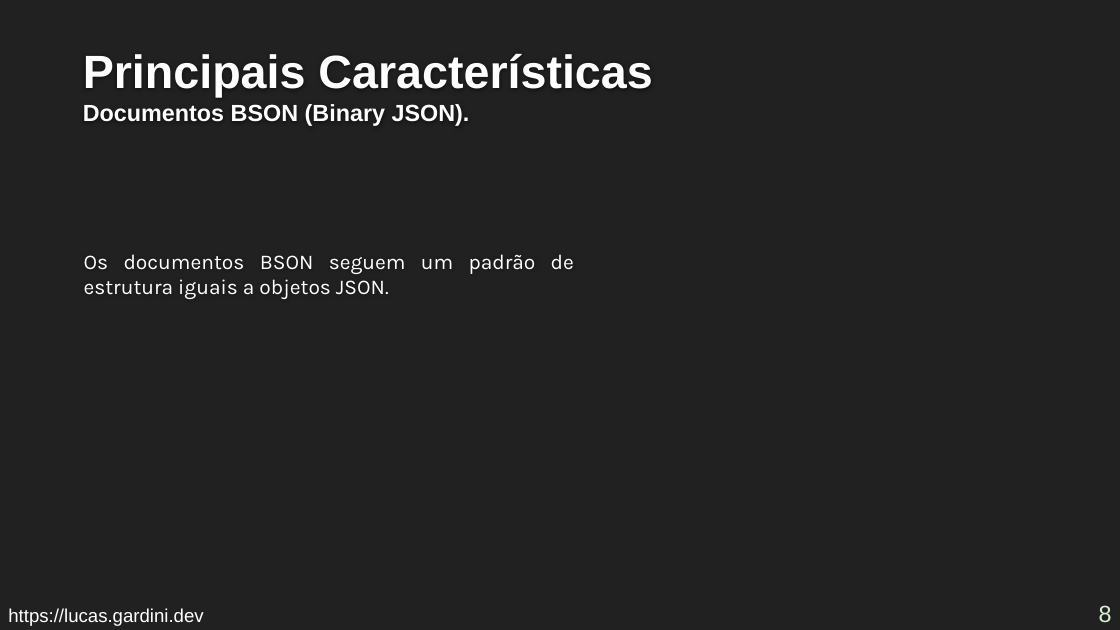
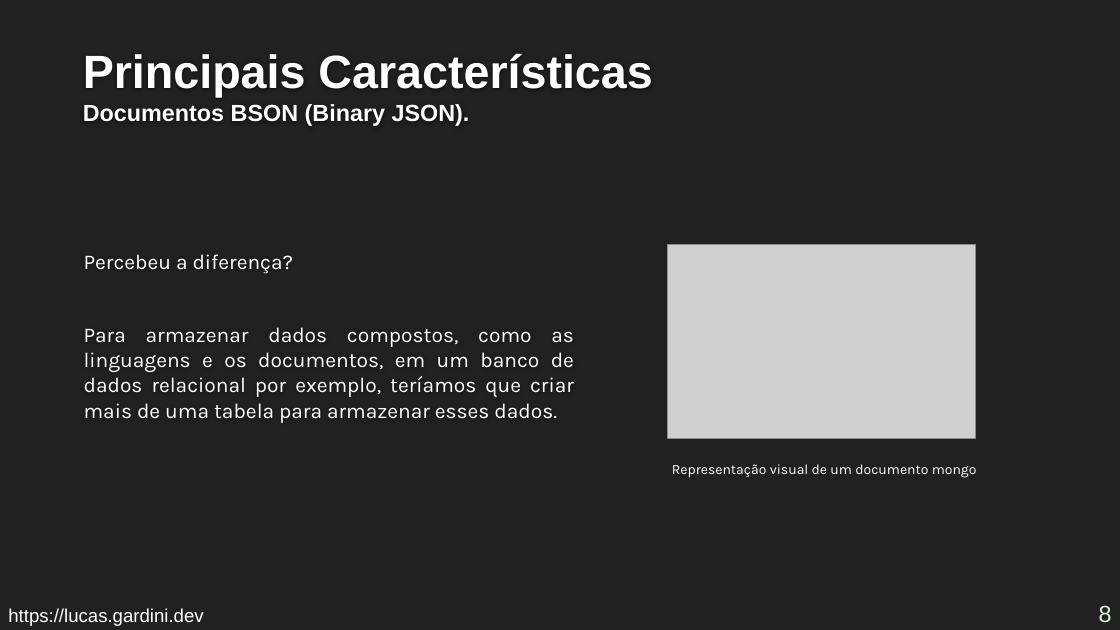
Before and after one commit to Lucas-Gardini/IFSP-ADS-BD2, a slide deck: slide 8 of mongodb/minicurso-mongodb.pptx. Drawn at 1120x630 pixels with LibreOffice and Linux fonts; fonts in the diff are those of the drawing; grey boxes stand for pictures; background and template pictures are left out. Boxes give left, top, right and bottom in pixels: in the first picture for what was removed or moved away, otherwise in the second. Text is boxed around its words. In the diff, an @@ line names an element or a change of style, - is before the commit and + after.

```diff
--- a/mongodb/minicurso-mongodb.pptx
+++ b/mongodb/minicurso-mongodb.pptx
@@ text at box(84, 254, 574, 423): text changed @@
-Os documentos BSON seguem um padrão de estrutura iguais a objetos JSON.
+Percebeu a diferença?
+Para armazenar dados compostos, como as linguagens e os documentos, em um banco de dados relacional por exemplo, teríamos que criar mais de uma tabela para armazenar esses dados.
@@ picture added at box(667, 245, 975, 439) @@
@@ text added at box(672, 464, 977, 478), 12 pt, text #FFFFFF @@
+Representação visual de um documento mongo
```
Also in this commit, not shown: 5 other slides changed, 2 slides added, 1 other file.
